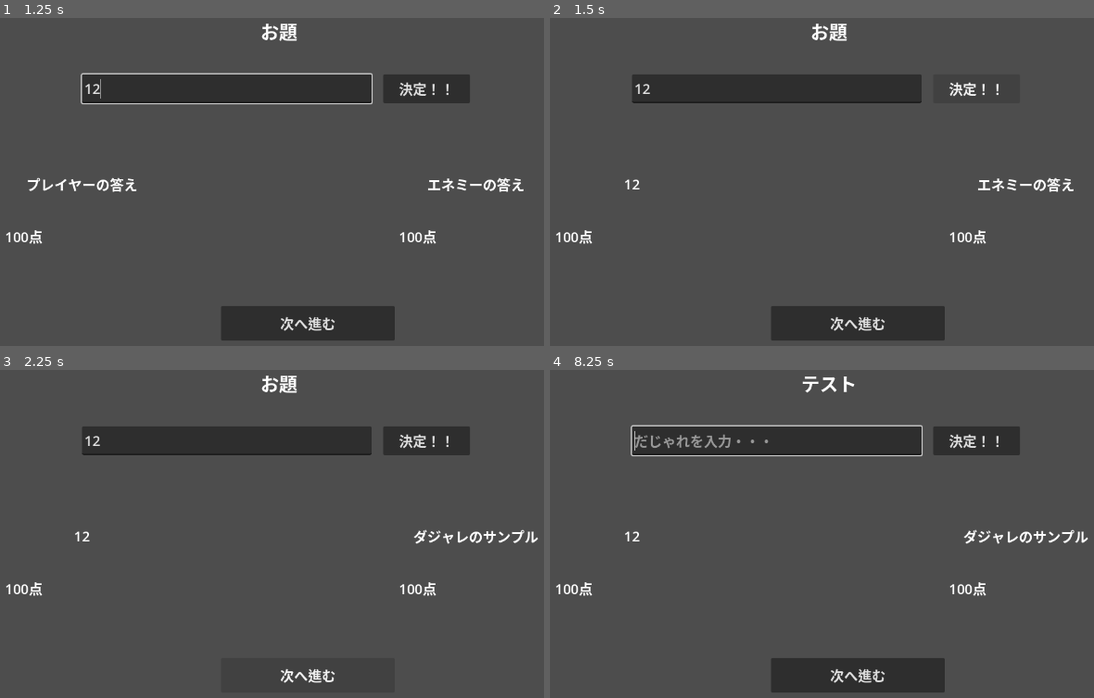
Above: before the commit, frames 1-4 (two rows, left to right).
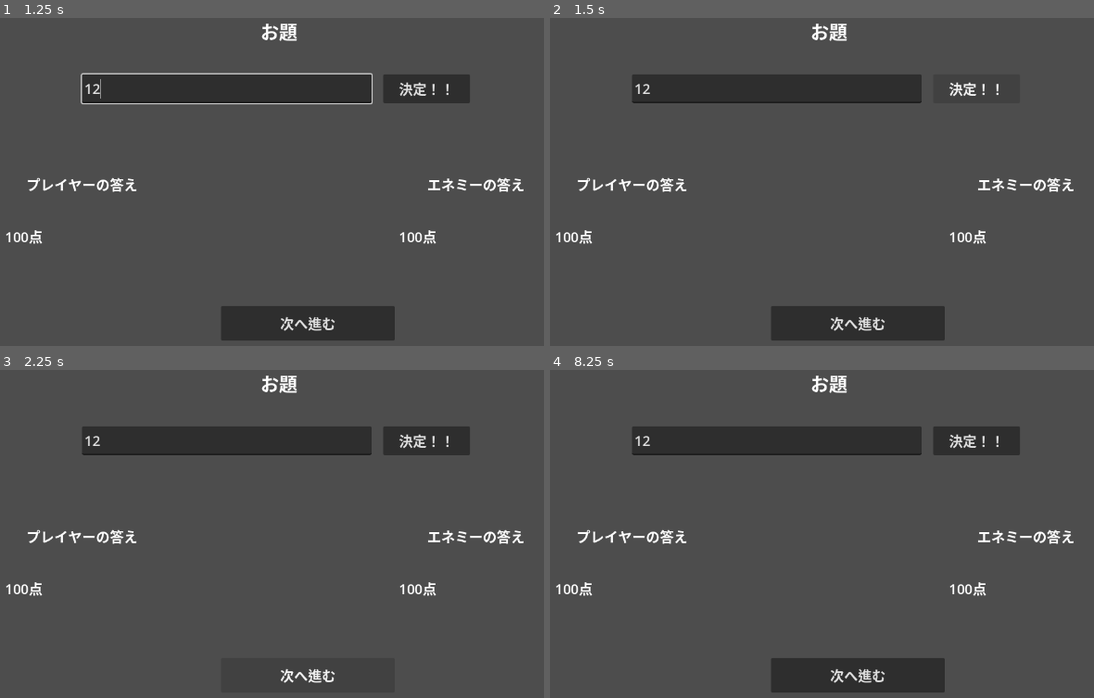
Above: after the commit, the same moments.

Repository: kozakaigameaddict-lab/oyaji-gag-battle-godot
Game: Godot game, scene res://scenes/battle/battle_scene.tscn
Same seed, same stepped clock (60 frames per second), same inputs: the game is played once before the commit and once after it.
Inputs (mouse positions are in pixels of both pictures, inside the frame that each line leads up to):
- Up to frame 1 (1.25 s): click (228, 90) at 0.52 s; type "12" at 0.6 s
- Up to frame 2 (1.5 s): click "決定！！" at 1.25 s
- Up to frame 3 (2.25 s): click "次へ進む" at 2 s
- Up to frame 4 (8.25 s): click "決定！！" at 2.75 s; click "次へ進む" at 3.5 s; click "決定！！" at 4.25 s; click "次へ進む" at 5 s; tap Enter at 5.75, 7.25 s; move the mouse to (990, 527) at 5.77 s; hold Shift 5.78-6.5 s; click (990, 527) at 5.92 s; tap Space at 6.5, 8 s; drag from (680, 570) to (789, 632) at 6.52 s; move the mouse to (903, 455) at 7.27 s; tap Ctrl at 7.35 s; click (903, 455) at 7.42 s; drag from (789, 632) to (604, 484) at 8.02 s

Frame 1 is identical in both runs. In frame 2, 0.3% of the frame differs, in the area x 5-26%, y 48-54%; in frame 3, 0.8%; in frame 4, 1.9%, in the area x 5-99%, y 1-54%.
Error before the commit: Invalid access to property or key 'player_score' on a base object of type 'Dictionary'. (res://scenes/battle/battle_scene.gd:128)
Error after the commit: Parse Error: Could not find type "EnemyDajareData" in the current scope. (res://domain/services/enemy_dajare_repository.gd:5)

Commit message:
refactor: ジャッジシステムを5軸スコアリングに変更・敵ダジャレCSV実装 (#5)
* refactor: ジャッジシステムを5軸スコアリングに変更

* feat: 敵ダジャレCSVを実装しバトルに組み込む

Diff:
--- a/dajare-battle/autoloads/game_initializer.gd
+++ b/dajare-battle/autoloads/game_initializer.gd
@@ -19,3 +19,6 @@
 	add_child(http_node)
 	# AIジャッジサービス: 開発中はモックを使用。Phase 3でAPIサービスに切り替える。
 	ServiceLocator.register("judge_service", GeminiJudgeService.new(http_node))
+	var repo = EnemyDajareRepository.new()
+	add_child(repo)
+	ServiceLocator.register("enemy_dajare_repository", repo)
--- /dev/null
+++ b/dajare-battle/domain/data/enemy_dajare.csv
@@ -0,0 +1,101 @@
+topic,dajare,pun_score,cold_score,scene_score,addictive_score,speed_score,penalty
+"キュート","かなりヤバい客がカナリヤ売却",18,17,10,14,12,50
+"キュート","いつの間に、it's no money",17,15,8,13,4,50
+"キュート","隠し事を各誌ごとに書く仕事",19,14,7,15,19,50
+"キュート","ホラ吹く上司が…ほら、腹上死",16,18,12,11,7,50
+"キュート","マジかわいいけど、間近はいい",15,12,6,10,3,0
+"汚い","ギフト券貸したことで、義父と喧嘩した。",14,13,5,9,18,50
+"汚い","いいヅラ買ったこと、言いづらかった…",18,16,6,12,6,50
+"汚い","要精密検査でも陽性見つけんさ",17,14,7,10,11,50
+"汚い","メグ・ライアンに似てるの、目ぐらいやん。",16,15,6,12,9,50
+"汚い","よくできた内容ですが、欲で汚いようです。",15,14,5,11,2,0
+"都会","有名クラブで、You make love.",18,17,8,14,13,50
+"都会","こっから近いし、国家拉致開始",17,16,10,13,5,50
+"都会","秋刀魚三万匹をさんまさん万引き",19,16,9,15,17,50
+"都会","モノが勃ってるのを、物語ってる。",16,18,11,12,8,50
+"都会","「都会って汚ねえ。」とか言ってきたねぇ。",15,15,7,10,14,0
+"老人","佐賀市に有るか無いか？ 捜しに歩かないか？",18,14,6,13,1,50
+"老人","対人恐怖症のタイ人、今日負傷。",17,15,7,12,16,50
+"老人","「イワシ・タイ・ナマズ」って言わしたいな、まず。",18,14,8,14,10,50
+"老人","ですます口調で済ます区長。",16,13,5,11,20,50
+"老人","自慰三回し、爺さん怪死。",15,18,12,10,3,0
+"病院","ねっとり容赦なくてネット利用者泣く",17,14,6,12,15,50
+"病院","お正月行ったと和尚がツイッター",16,15,7,11,9,50
+"病院","神の啓示で髪の毛維持",17,13,5,12,6,50
+"病院","おバカそうな叔母仮装",14,12,4,9,19,50
+"病院","9秒95で急病救護。",15,13,6,10,4,0
+"男女関係","あなた毛布取らないで！お前ももう太らないで！！",16,15,8,11,7,50
+"男女関係","妖怪なら下で、よう飼い慣らしたで",17,16,10,13,5,50
+"男女関係","猛暑が無い都市に来ているのは、もう、しょうがない歳にきているから。",15,14,7,10,18,50
+"男女関係","アレクサ、異様にあれ臭いよう！",16,15,8,12,2,50
+"男女関係","密会情事したら3日以上痔",17,16,9,12,11,0
+"野球","新弟子埋葬したら死んでしまいそう",18,15,10,13,8,50
+"野球","産科医浴場で三回欲情",16,17,11,12,14,50
+"野球","猛火阪神打線でもう下半身出せん",17,16,12,13,1,0
+"野球","計5回 会った相手に 敬語かい？",15,13,5,10,16,50
+"野球","後輩異性と後背位せい",16,17,11,12,3,50
+"食べ物","教員主導で今日飲酒どう？",15,14,6,11,20,50
+"食べ物","ホワイトデー、手ぶらの俺に「Why, today？」",17,15,7,12,9,50
+"食べ物","医院で内科医が「いいんでないかい？」",16,14,6,11,13,50
+"食べ物","フロアが利用中だから風呂上がり要注意！",15,13,5,10,12,50
+"食べ物","食いにくい肉、胃に来る。",18,14,6,13,4,0
+"乗り物","お天気相談所で、汚点競う男女",16,13,7,11,17,50
+"乗り物","カナリヤ少ないけど、かなり安くない？",17,14,6,12,6,50
+"乗り物","性トーク解禁で生徒多く皆勤",16,16,8,12,10,50
+"乗り物","猛吹雪になる日は毛布、武器になる",18,15,10,14,15,50
+"乗り物","都バスで生死かけ、飛ばすで精子",17,17,11,13,7,0
+"政治","イタリア縦断していたリア充男子",16,14,7,11,5,50
+"政治","地上階を痴女迂回",16,17,10,12,14,50
+"政治","誘導尋問にもYOU動じんもん",17,15,8,13,6,50
+"政治","入退院を繰り返すニュー隊員、送り返す",18,14,7,14,9,50
+"政治","前々期に政変？全然気にせえへん",15,13,6,10,18,0
+"趣味","余命診断で4名死んだん？",16,16,9,11,3,50
+"趣味","地元区長は痔も特徴",17,15,7,12,5,50
+"趣味","死んじゃいそうな信者、移送。",16,17,10,12,11,50
+"趣味","お優しそうですが、親刺しそうです",15,16,9,10,7,50
+"趣味","この香酢で鳥肉炒めオクラ入りは、この構図で撮りにくいためお蔵入り",19,14,10,15,12,0
+"行事","各市長魅了する隠し調味料。",16,14,7,11,4,50
+"行事","星野リゾートから、干し海苔贈答",17,15,8,12,16,50
+"行事","傷んだ廊下にいたんだろうか？",18,16,9,14,2,50
+"行事","私はスレた中年だから、渡し忘れたっちゅうねん！",16,15,8,11,13,50
+"行事","クリスマスにパクリすます",15,14,6,10,19,0
+"学校","線状降水帯の洗浄コース痛い",17,15,8,12,8,50
+"学校","毛布屋さんはもう増やさん",16,14,7,11,6,50
+"学校","改訂内容がどこにも書いていないようだ。",15,13,5,10,17,50
+"学校","息してるのに遺棄してる！？",17,15,8,12,1,50
+"学校","今日、陰毛剃って教員妄想って・・・",14,17,10,9,15,0
+"喜怒哀楽","9日以上かかる、ここの解錠",15,13,6,10,20,50
+"喜怒哀楽","各自、都合書くだけで確実合格",16,14,7,11,3,50
+"喜怒哀楽","四半世紀経ったら師範、性器勃った",17,17,10,13,5,50
+"喜怒哀楽","胸囲伸ばすと脅威のバスト",18,16,9,14,9,50
+"喜怒哀楽","「今日、原価割れ」って狂言かワレ！",15,14,6,10,7,0
+"スポーツ","新ジャワカレー信者は加齢",16,13,5,11,12,50
+"スポーツ","見せブラ着け、店ぶらつけ！",17,15,8,12,4,50
+"スポーツ","急性胃炎の佳奈は旧姓言えんのかな？",16,14,7,11,18,50
+"スポーツ","自動ソフト同使用で、児童、祖父とどうしよう。",15,16,9,10,6,50
+"スポーツ","先週水曜から選手薄いよー",16,14,7,11,10,0
+"家族","「別れても好きな人」、声はかれても数奇なヒット",17,15,8,12,3,50
+"家族","豊満な乳捜しに放漫な父、佐賀市に",16,17,10,12,14,50
+"家族","中央区内科でチュウ多くないか？",15,14,7,10,8,50
+"家族","「11時、困る…」と獣医縮こまる",16,15,8,11,5,50
+"家族","松田家の成功を、待つだけの聖子。",15,13,6,10,16,0
+"仕事","埴輪類は、歯に悪いわ。",17,15,8,12,2,50
+"仕事","大物投資家を追う者、凍死か？",16,14,7,11,11,50
+"仕事","汚い手を使って、来た内定。",15,13,6,10,17,50
+"仕事","裕木奈江他界で言う気萎えたかい？",16,15,8,12,9,50
+"仕事","懇談会で会うと思いきや、来ん段階でアウト",15,14,6,10,4,0
+"身体","タイ夫婦アンデスで「台風不安です…」",17,15,8,12,13,50
+"身体","毛布持参で挑もう富士山",16,14,7,11,6,50
+"身体","性教育会が盛況、行くかい？",15,16,9,11,18,50
+"身体","小枝師匠の、声出しshow",16,14,7,11,3,50
+"身体","大腿部を抱いたイブ。",17,15,8,12,5,0
+"ファッション","「優勝したい」と、言う焼死体",16,17,10,12,9,50
+"ファッション","為替操作の批判は、かわせそうさ。",17,14,7,12,7,50
+"ファッション","お天気コーナーの汚点、聞こうなぁ",15,13,6,10,12,50
+"ファッション","中華そば屋があるなんてなんちゅう火葬場や",16,14,7,11,4,50
+"ファッション","服を過大評価する福岡代表か？",17,15,8,12,16,0
+"ドラゴンボール","「今日、精子採る」と強制しとる",14,17,10,9,2,50
+"ドラゴンボール","検疫体制は県へ期待せい！",16,14,7,11,14,50
+"ドラゴンボール","口臭え奴は駆逐せえ",17,15,8,12,6,50
+"ドラゴンボール","長崎に鳴る鐘、長さ気になるかね？",18,16,9,14,10,50
+"ドラゴンボール","時たま悟空溶き卵食う",16,14,7,11,19,0
--- /dev/null
+++ b/dajare-battle/domain/services/enemy_dajare_repository.gd
@@ -0,0 +1,42 @@
+extends Node
+class_name EnemyDajareRepository
+
+var _enemy_dajare_data_path: String = "res://domain/data/enemy_dajare.csv"
+var _enemy_dajare_list: Array[EnemyDajareData] = []
+
+func _ready() -> void:
+	var file = FileAccess.open(_enemy_dajare_data_path, FileAccess.READ)
+	if file == null:
+		DebugLogger.error("CSVファイルを開けません", DebugCategories.Category.NONE)
+		return
+	file.get_csv_line()
+
+	while not file.eof_reached():
+		var row = file.get_csv_line()
+		if row.size() < 8:
+			continue
+		var data = EnemyDajareData.new()
+		data.topic = row[0]
+		data.dajare = row[1]
+		data.pun_score = int(row[2])
+		data.cold_score = int(row[3])
+		data.scene_score = int(row[4])
+		data.addictive_score = int(row[5])
+		data.speed_score = int(row[6])
+		data.penalty = int(row[7])
+		_enemy_dajare_list.append(data)
+
+func get_random_by_topic(topic: String) -> EnemyDajareData:
+	var filtered: Array = _enemy_dajare_list.filter(
+		func(d): return d.topic == topic
+	)
+	if filtered.is_empty():
+		return null
+	return filtered.pick_random()
+
+func get_all_topics() -> Array[String]:
+	var topics: Array[String] = []
+	for data in _enemy_dajare_list:
+		if not topics.has(data.topic):
+			topics.append(data.topic)
+	return topics
--- a/dajare-battle/domain/services/judge_service_base.gd
+++ b/dajare-battle/domain/services/judge_service_base.gd
@@ -9,13 +9,16 @@
 ##
 ## 使い方:
 ##   var judge: JudgeServiceBase = ServiceLocator.get_service("judge_service")
-##   var result: Dictionary = judge.judge(topic, player_dajare, enemy_dajare)
+##   var result: Dictionary = judge.judge(topic, dajare)
 ##
 ## 戻り値のDictionary構造:
 ##   {
-##       "player_score": int,   # プレイヤーのスコア
-##       "enemy_score":  int,   # 敵のスコア
-##       "reason":       String # 判定理由
+##       "pun_score":       int,    # ダジャレの完成度
+##       "cold_score":      int,    # 寒さ・おやじ度
+##       "scene_score":     int,    # 情景のシュールさ
+##       "addictive_score": int,    # 既出度と余韻
+##       "penalty":         int,    # カテゴリーペナルティ（0 or 50）
+##       "comment":         String  # 判定コメント
 ##   }
 class_name JudgeServiceBase
 
@@ -23,10 +26,13 @@
 ## だじゃれを判定してスコアを返す。
 ## このクラスでは空のデフォルト値を返す。
 ## 具象クラスでオーバーライドして実際のAI判定を実装すること。
-func judge(_topic: String, _player_dajare: String, _enemy_dajare: String) -> Dictionary:
+func judge(_topic: String, _dajare: String) -> Dictionary:
 	await Engine.get_main_loop().process_frame
 	return {
-		"player_score": 0,
-		"enemy_score": 0,
-		"reason": ""
+		"pun_score": 0,
+		"cold_score": 0,
+		"scene_score": 0,
+		"addictive_score": 0,
+		"penalty": 0,
+		"comment": ""
 	}
--- a/dajare-battle/infrastructure/judge/gemini_judge_service.gd
+++ b/dajare-battle/infrastructure/judge/gemini_judge_service.gd
@@ -24,7 +24,7 @@
 
 ## だじゃれを判定してスコアを返す。
 ## プロキシにPOSTリクエストを送り、Geminiの判定結果を受け取る。
-func judge(_topic: String, _player_dajare: String, _enemy_dajare: String) -> Dictionary:
+func judge(_topic: String, _dajare: String) -> Dictionary:
 	if _proxy_url.is_empty():
 		DebugLogger.error("proxy_urlが設定されていません", DebugCategories.Category.BATTLE_JUDGE)
 		return {}
@@ -32,8 +32,7 @@
 	# プロキシに送るJSONボディを組み立てる
 	var body: String = JSON.stringify({
 		"topic": _topic,
-		"player_dajare": _player_dajare,
-		"enemy_dajare": _enemy_dajare
+		"dajare": _dajare
 	})
 
 	# POSTリクエストを送信する
--- a/dajare-battle/infrastructure/judge/mock_judge_service.gd
+++ b/dajare-battle/infrastructure/judge/mock_judge_service.gd
@@ -8,11 +8,14 @@
 class_name MockJudgeService
 
 
-## ランダムスコアを返す。0〜100の乱数をプレイヤー・敵それぞれに生成する。
-func judge(_topic: String, _player_dajare: String, _enemy_dajare: String) -> Dictionary:
+## ランダムスコアを返す。各軸に0〜20の乱数、penaltyに0か50を生成する。
+func judge(_topic: String, _dajare: String) -> Dictionary:
 	await Engine.get_main_loop().process_frame
 	return {
-		"player_score": randi_range(0, 100),
-		"enemy_score": randi_range(0, 100),
-		"reason": "モック判定"
+		"pun_score": randi_range(0, 20),
+		"cold_score": randi_range(0, 20),
+		"scene_score": randi_range(0, 20),
+		"addictive_score": randi_range(0, 20),
+		"penalty": randi() % 2 * 50,
+		"comment": "モック判定"
 	}
--- a/dajare-battle/scenes/battle/battle_scene.gd
+++ b/dajare-battle/scenes/battle/battle_scene.gd
@@ -38,12 +38,14 @@
 var _player_win_count: int = 0
 var _enemy_win_count: int = 0
 var _player_dajare: String = ""
+var _enemy_dajare_data: EnemyDajareData = null
 var _enemy_dajare: String = ""
 var _player_score: int = 0
 var _enemy_score: int = 0
 var _winner: String = ""
-var _topic: String = "テスト"
-
+var _topic: String = ""
+var _topics: Array[String] =[]
+var _enemy_dajare_repo: EnemyDajareRepository = null
 
 # --- ライフサイクル ---
 
@@ -54,6 +56,9 @@
 	_current_round = 0
 	_player_win_count = 0
 	_enemy_win_count = 0
+	_enemy_dajare_repo = ServiceLocator.get_service("enemy_dajare_repository")
+	if _enemy_dajare_repo != null:
+		_topics = _enemy_dajare_repo.get_all_topics()
 	_change_state(BattleState.TALK)
 
 
@@ -67,7 +72,8 @@
 	_enemy_dajare = ""
 	_player_score = 0
 	_enemy_score = 0
-
+	if not _topics.is_empty():
+		_topic = _topics.pick_random()
 
 # --- プライベートメソッド ---
 
@@ -113,7 +119,17 @@
 ## ENEMY_PRESENTATIONステートの開始処理。
 func _enter_enemy_presentation() -> void:
 	DebugLogger.debug("ENEMY_PRESENTATIONへ入場した", DebugCategories.Category.BATTLE_PRESENTATION)
-	_enemy_dajare = "ダジャレのサンプル"
+
+	if _enemy_dajare_repo == null:
+		DebugLogger.error("enemy_dajare_repositoryが登録されていません", DebugCategories.Category.BATTLE_PRESENTATION)
+		return
+	_enemy_dajare_data = _enemy_dajare_repo.get_random_by_topic(_topic)
+	if _enemy_dajare_data == null:
+		_enemy_dajare = "ダジャレのサンプル"
+		_enemy_score = 0
+	else:
+		_enemy_dajare = _enemy_dajare_data.dajare
+		_enemy_score = _enemy_dajare_data.total_score()
 	_enemy_dajare_label.text = _enemy_dajare
 
 
@@ -124,10 +140,9 @@
 	if judge_service == null:
 		DebugLogger.error("judge_serviceが登録されていません", DebugCategories.Category.BATTLE_JUDGE)
 		return
-	var result: Dictionary = await judge_service.judge(_topic, _player_dajare, _enemy_dajare)
-	_player_score = int(result["player_score"])
+	var result: Dictionary = await judge_service.judge(_topic, _player_dajare)
+	_player_score = int(_calculate_player_score(result))
 	_player_score_label.text = str(_player_score)
-	_enemy_score = int(result["enemy_score"])
 	_enemy_score_label.text = str(_enemy_score)
 	DebugLogger.debug("結果: %s" % str(result), DebugCategories.Category.BATTLE_JUDGE)
 
@@ -180,3 +195,7 @@
 		_winner = "エネミー"
 		return true
 	return false
+
+
+func _calculate_player_score(_result: Dictionary) -> int:
+	return _result["pun_score"] + _result["cold_score"] + _result["scene_score"] + _result["addictive_score"] - _result["penalty"]
Not shown, added: dajare-battle/domain/data/enemy_dajare.csv.import
Not shown, added: dajare-battle/domain/services/enemy_dajare_repository.gd.uid
Not shown, changed: docs/judge-prompt-template.md
